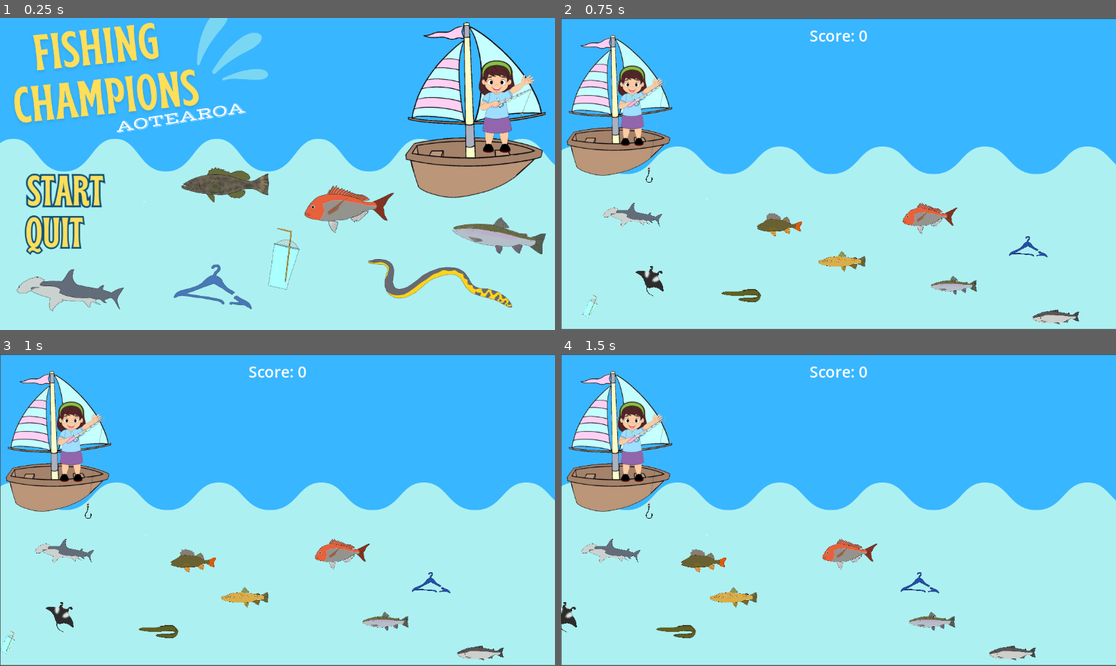
Above: before the commit, frames 1-4 (two rows, left to right).
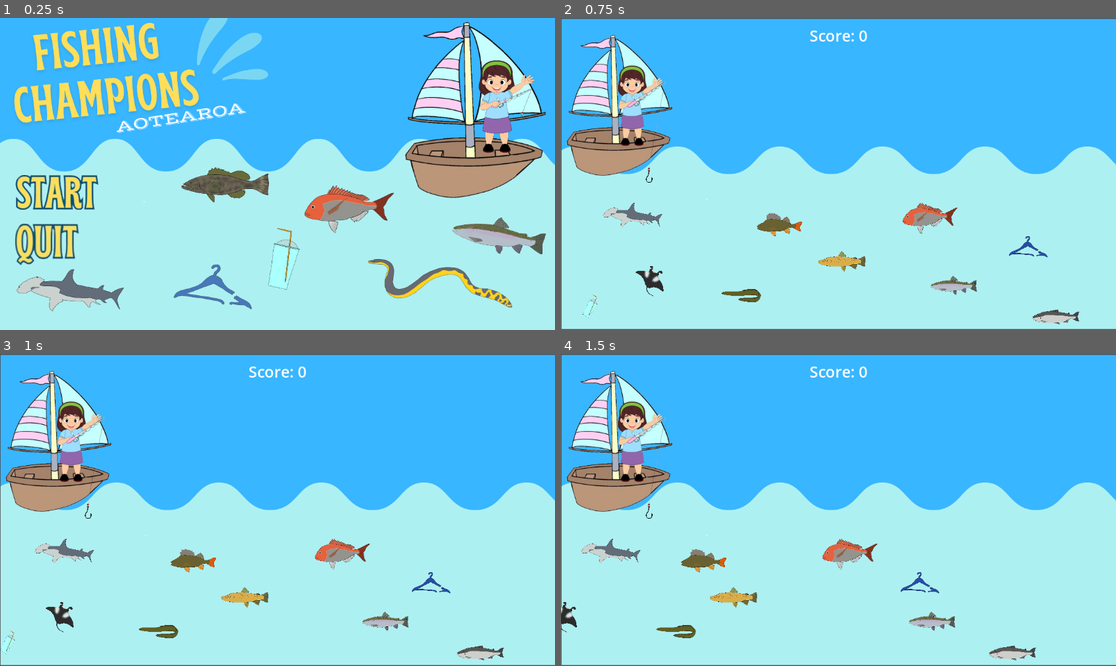
Above: after the commit, the same moments.

Repository: miss-manu/final-game
Game: Godot game, scene res://scripts/mian_menu.tscn
Same seed, same stepped clock (60 frames per second), same inputs: the game is played once before the commit and once after it. This scene is started directly instead of the project's main scene.
Inputs (mouse positions are in pixels of both pictures, inside the frame that each line leads up to; where the layout moved, square brackets give the same spot in the first picture):
- Up to frame 1 (0.25 s): no input
- Up to frame 2 (0.75 s): click (616, 195) [627, 195] at 0.5 s
- Up to frame 3 (1 s): no input
- Up to frame 4 (1.5 s): hold A (hook_right) from 1.28 s (still down)

The runs differ from the first frame. In frame 1, 2.9% of the frame differs, in the area x 2-20%, y 49-80%; in frame 2, nothing differs; in frame 3, nothing differs; in frame 4, nothing differs.

Commit message:
Added the main menu with start and quit button

Diff:
--- a/scripts/mian_menu.tscn
+++ b/scripts/mian_menu.tscn
@@ -1,11 +1,12 @@
-[gd_scene load_steps=7 format=3 uid="uid://c50l2ps6eop56"]
+[gd_scene load_steps=8 format=3 uid="uid://c50l2ps6eop56"]
 
 [ext_resource type="Script" path="res://Mian Menu.gd" id="1_8ykxk"]
 [ext_resource type="Texture2D" uid="uid://bl71dfp20pn01" path="res://scenes/escape123456789.png" id="2_iea7c"]
-[ext_resource type="Texture2D" uid="uid://co6ip2012045k" path="res://scenes/image (1)33030.png" id="3_o0yuf"]
-[ext_resource type="Texture2D" uid="uid://veo1e0agu13k" path="res://unnamed-removebg-previewhuhui.png" id="4_2pbsq"]
-[ext_resource type="Texture2D" uid="uid://13gba4sqj488" path="res://yelowww.png" id="5_xualn"]
-[ext_resource type="Texture2D" uid="uid://d3gbhs4kiij0y" path="res://rededdd.png" id="6_es0ny"]
+[ext_resource type="Texture2D" uid="uid://ci7d2jtkjostp" path="res://prefabs/try this 35.png" id="3_8vap3"]
+[ext_resource type="Texture2D" uid="uid://4od5pdrlwjt0" path="res://prefabs/try this final.png" id="4_uq60h"]
+[ext_resource type="Texture2D" uid="uid://bg0f4obym7q68" path="res://prefabs/try this 80.png" id="5_ypfva"]
+[ext_resource type="Texture2D" uid="uid://cvgxxthwk55qy" path="res://prefabs/final .png" id="6_trfqi"]
+[ext_resource type="AudioStream" uid="uid://ejpgoqsu6mp3" path="res://prefabs/Ke ha - TiK ToK (Official HD Video) (2).wav" id="7_21t1e"]
 
 [node name="Mian Menu" type="Node2D"]
 script = ExtResource("1_8ykxk")
@@ -24,22 +25,27 @@
 
 [node name="start" type="TextureButton" parent="Button_manager"]
 layout_mode = 0
-offset_left = 16.0
-offset_top = 309.0
-offset_right = 252.0
-offset_bottom = 428.0
-texture_normal = ExtResource("3_o0yuf")
-texture_pressed = ExtResource("4_2pbsq")
-texture_hover = ExtResource("4_2pbsq")
+offset_left = 32.0
+offset_top = 326.0
+offset_right = 205.0
+offset_bottom = 411.0
+texture_normal = ExtResource("3_8vap3")
+texture_pressed = ExtResource("4_uq60h")
+texture_hover = ExtResource("4_uq60h")
 
 [node name="end" type="TextureButton" parent="Button_manager"]
 layout_mode = 0
-offset_left = 45.0
-offset_top = 404.0
-offset_right = 183.0
-offset_bottom = 498.0
-texture_normal = ExtResource("5_xualn")
-texture_hover = ExtResource("6_es0ny")
+offset_left = 31.0
+offset_top = 427.0
+offset_right = 165.0
+offset_bottom = 514.0
+texture_normal = ExtResource("5_ypfva")
+texture_pressed = ExtResource("6_trfqi")
+texture_hover = ExtResource("6_trfqi")
+
+[node name="AudioStreamPlayer2D" type="AudioStreamPlayer2D" parent="."]
+stream = ExtResource("7_21t1e")
+autoplay = true
 
 [connection signal="pressed" from="Button_manager/start" to="." method="_on_start_pressed"]
 [connection signal="pressed" from="Button_manager/end" to="." method="_on_end_pressed"]
Not shown, added: prefabs/Ke ha - TiK ToK (Official HD Video) (1) (1).wav.import
Not shown, added: prefabs/Ke ha - TiK ToK (Official HD Video) (2).wav.import
Not shown, added: prefabs/Ke ha - TiK ToK (Official HD Video).wav.import
Binary file added: prefabs/final .png
Not shown, added: prefabs/final .png.import
Binary file added: prefabs/image__3_-removebg-preview.png
Not shown, added: prefabs/image__3_-removebg-preview.png.import
Binary file added: prefabs/start_cropped-removebg-preview.png
Not shown, added: prefabs/start_cropped-removebg-preview.png.import
Binary file added: prefabs/try this .png
Not shown, added: prefabs/try this .png.import
Binary file added: prefabs/try this 35.png
(and 18 more such lines)
